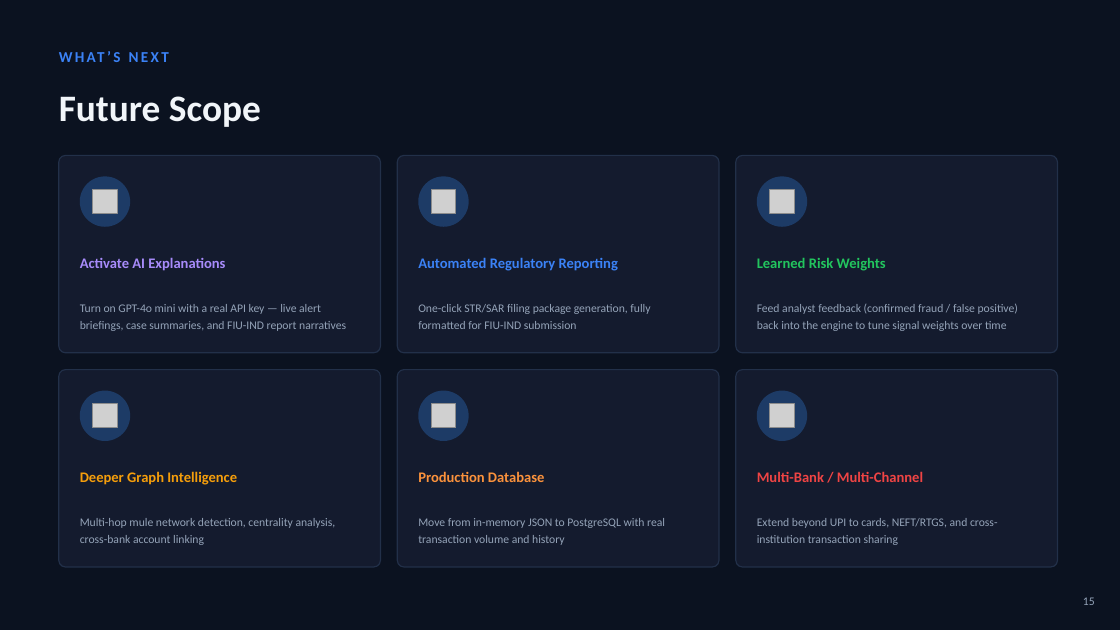
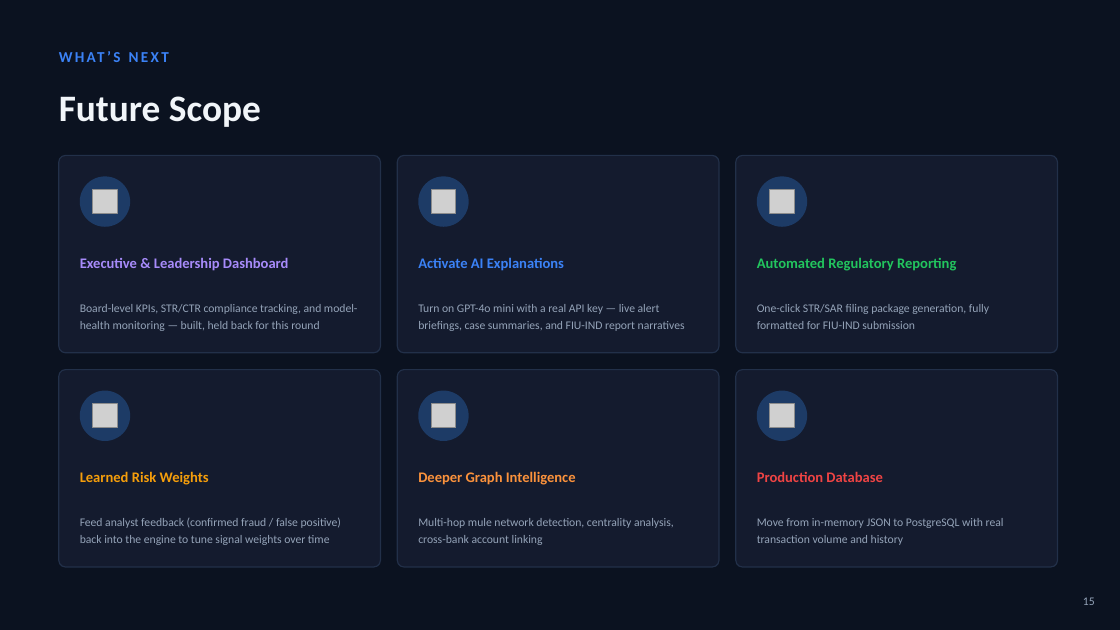
Before and after one commit to Shravxnk/Virgil, a slide deck: slide 15 of Virgil_Presentation.pptx. Drawn at 1120x630 pixels with LibreOffice and Linux fonts; fonts in the diff are those of the drawing; grey boxes stand for pictures. Boxes give left, top, right and bottom in pixels: in the first picture for what was removed or moved away, otherwise in the second. Text is boxed around its words. In the diff, an @@ line names an element or a change of style, - is before the commit and + after.

Commit message:
Move Executive Dashboard content to Future Scope in the deck
Everything not actually reachable in this review's demo scope now lives
in Future Scope instead: replaced the Executive Dashboard slide with a
Test Case Simulator slide (a real, working feature), and scrubbed
"executive" mentions from the architecture, requirement-mapping, and
solution-overview slides.

```diff
--- a/Virgil_Presentation.pptx
+++ b/Virgil_Presentation.pptx
@@ text at <box>80,257,289,271</box>: text changed @@
-Activate AI Explanations
+Executive & Leadership Dashboard
@@ text at <box>418,257,564,271</box>: text changed @@
-Automated Regulatory Reporting
+Activate AI Explanations
@@ text at <box>757,258,956,271</box>: text changed @@
-Learned Risk Weights
+Automated Regulatory Reporting
@@ text at <box>80,304,358,331</box>: text changed @@
-Turn on GPT-4o mini with a real API key — live alert briefings, case summaries, and FIU-IND report narratives
+Board-level KPIs, STR/CTR compliance tracking, and model-health monitoring — built, held back for this round
@@ text at <box>418,304,685,331</box>: text changed @@
-One-click STR/SAR filing package generation, fully formatted for FIU-IND submission
+Turn on GPT-4o mini with a real API key — live alert briefings, case summaries, and FIU-IND report narratives
@@ text at <box>757,304,989,329</box>: text changed @@
-Feed analyst feedback (confirmed fraud / false positive) back into the engine to tune signal weights over time
+One-click STR/SAR filing package generation, fully formatted for FIU-IND submission
@@ text at <box>80,471,209,485</box>: text changed @@
-Deeper Graph Intelligence
+Learned Risk Weights
@@ text at <box>418,471,576,485</box>: text changed @@
-Production Database
+Deeper Graph Intelligence
@@ text at <box>757,471,882,482</box>: text changed @@
-Multi-Bank / Multi-Channel
+Production Database
@@ text at <box>80,518,341,545</box>: text changed @@
-Multi-hop mule network detection, centrality analysis, cross-bank account linking
+Feed analyst feedback (confirmed fraud / false positive) back into the engine to tune signal weights over time
@@ text at <box>418,518,674,545</box>: text changed @@
-Move from in-memory JSON to PostgreSQL with real transaction volume and history
+Multi-hop mule network detection, centrality analysis, cross-bank account linking
@@ text at <box>757,518,1004,545</box>: text changed @@
-Extend beyond UPI to cards, NEFT/RTGS, and cross-institution transaction sharing
+Move from in-memory JSON to PostgreSQL with real transaction volume and history
```
Also in this commit, not shown: 5 other slides changed, 1 slide added, 1 slide removed.
